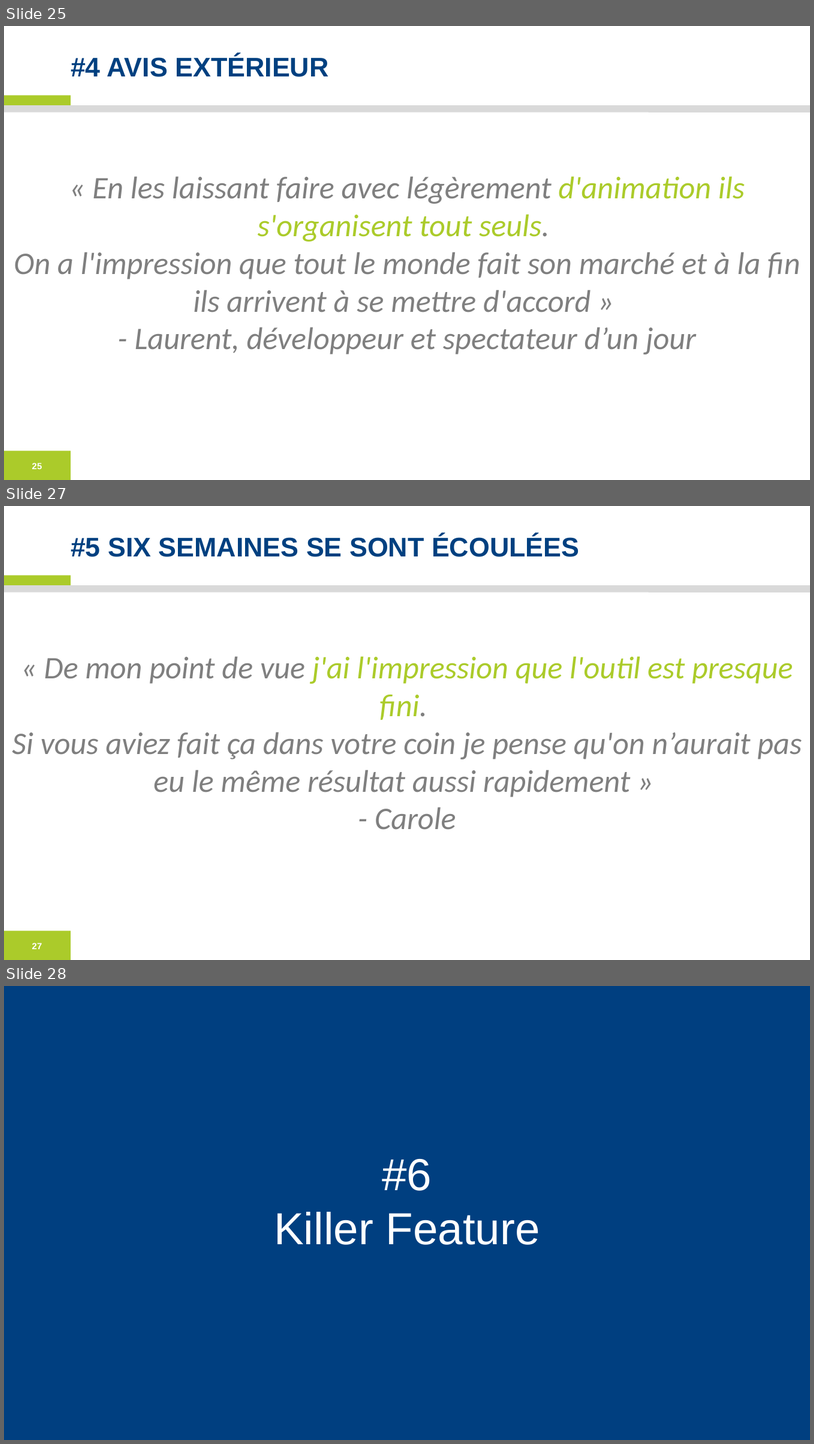
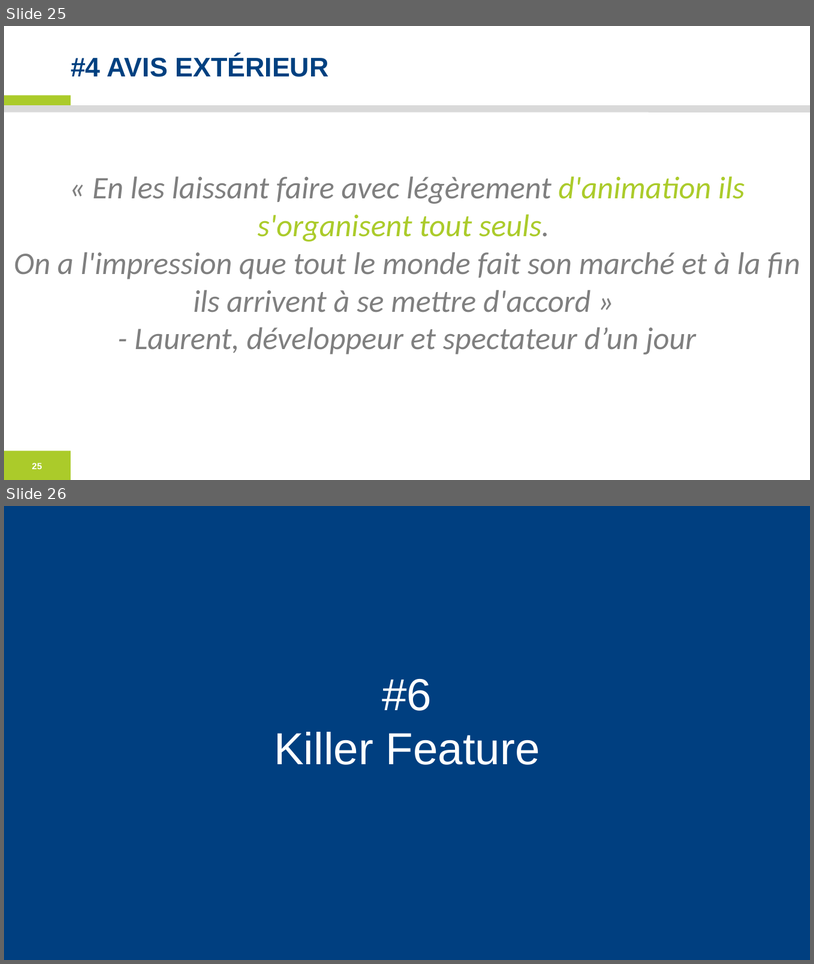
Before and after one commit to acailly/acailly.github.io, a slide deck: confs/developper-avec-utilisateur/developper-avec-utilisateur-matinale.ppsx. Shown one above the other, each under a label of ours: slides 25, 27 and 28 before the commit, slides 25 and 26 after it; the slides between them are not shown. The pictures are 814x1444 and 814x964 pixels, drawn with LibreOffice and Linux fonts; fonts in the diff are those of the drawing; background and template pictures are left out. Boxes give left, top, right and bottom in pixels: in the first picture for what was removed or moved away, otherwise in the second. Text is boxed around its words. In the diff, an @@ line names an element or a change of style, - is before the commit and + after.

```diff
--- a/confs/developper-avec-utilisateur/developper-avec-utilisateur-matinale.ppsx
+++ b/confs/developper-avec-utilisateur/developper-avec-utilisateur-matinale.ppsx
@@ slide 27 removed at [4, 506, 810, 960], background #FFFFFF; not listed: 4 template elements that a slide beside it also shows @@
@@ title removed at [71, 535, 579, 557] @@
-#5 SIX SEMAINES SE SONT ÉCOULÉES
@@ text removed at [12, 656, 802, 829] @@
-« De mon point de vue j'ai l'impression que l'outil est presque fini.
-Si vous aviez fait ça dans votre coin je pense qu'on n’aurait pas eu le même résultat aussi rapidement »
-- Carole
@@ what was slide 28 is now slide 26 @@
```
Also in this commit, not shown: 2 slides changed, 4 other slides removed.
